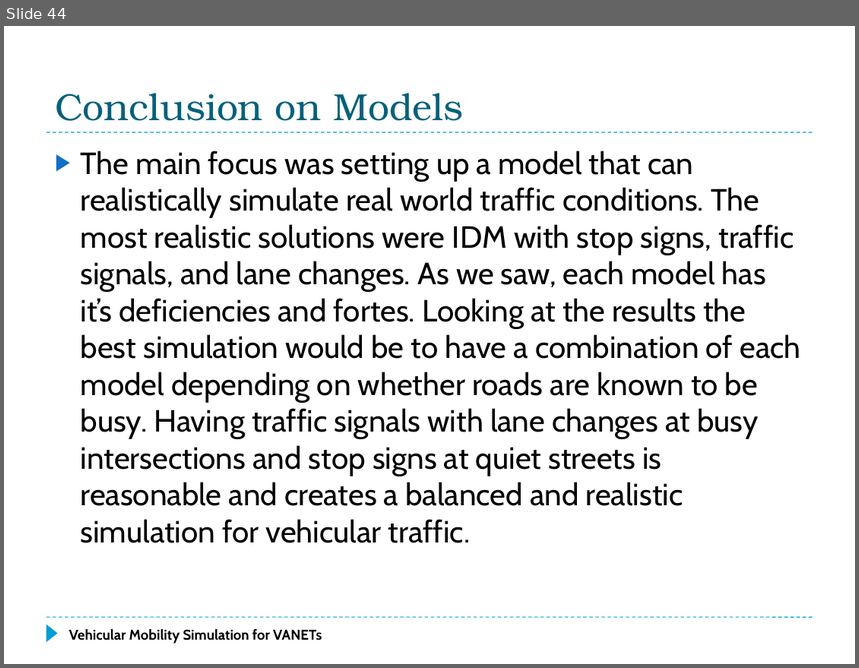
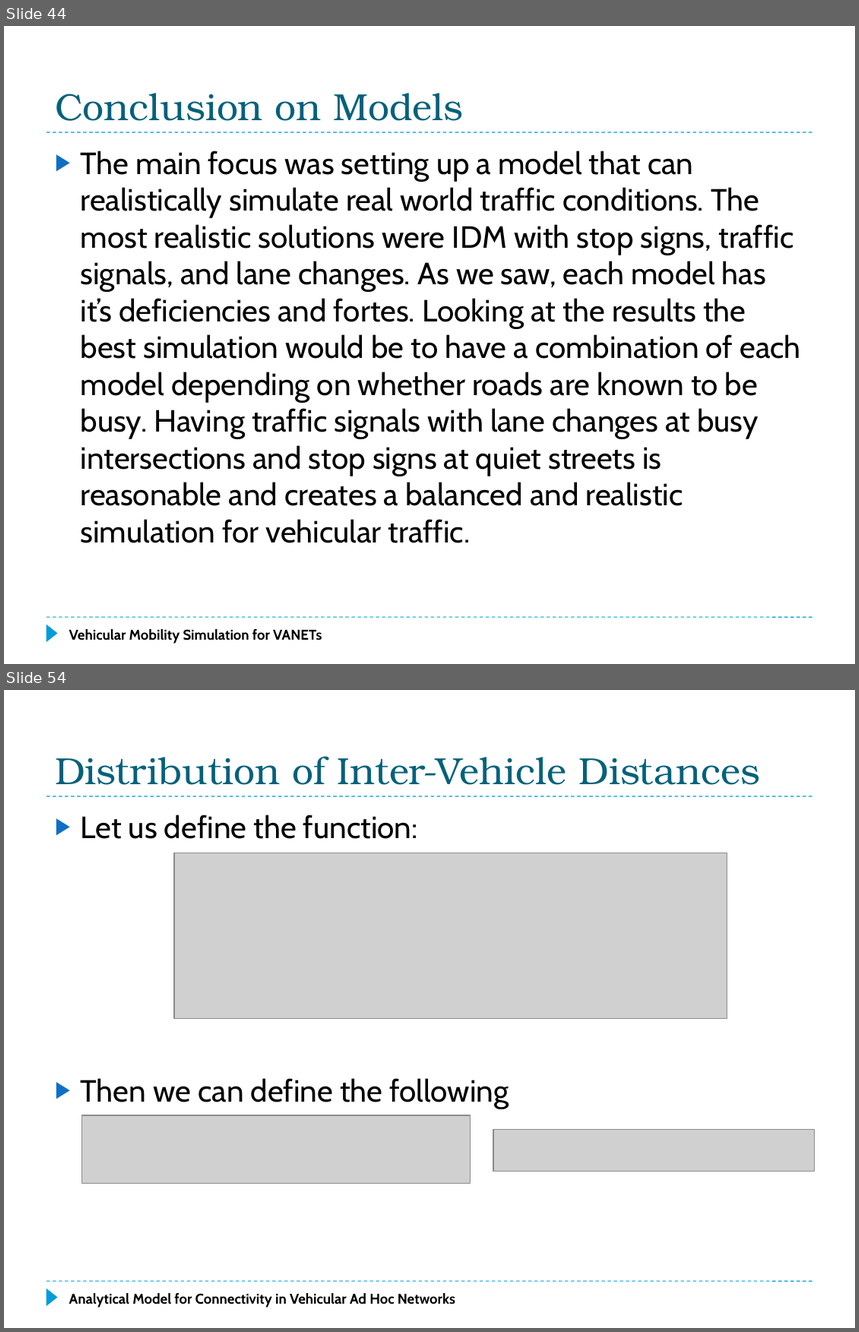
Before and after one commit to f33losopher/EEMaster_VANET, a slide deck: VANET_Felix.pptx. Shown one above the other, each under a label of ours: slide 44 before the commit, slides 44 and 54 after it; the slides between them are not shown. The pictures are 859x668 and 859x1332 pixels, drawn with LibreOffice and Linux fonts; fonts in the diff are those of the drawing; grey boxes stand for pictures. Boxes give left, top, right and bottom in pixels: in the first picture for what was removed or moved away, otherwise in the second. Text is boxed around its words. In the diff, an @@ line names an element or a change of style, - is before the commit and + after.

```diff
--- a/VANET_Felix.pptx
+++ b/VANET_Felix.pptx
@@ slide 54 added at [4,690,855,1328], background #FFFFFF; not listed: 3 template elements that a slide beside it also shows @@
@@ title added at [55,756,760,785], 32 pt, text #04617B @@
+Distribution of Inter-Vehicle Distances
@@ text added at [81,815,509,1109], 26 pt, text #000000 @@
+▶ Let us define the function:
+▶ Then we can define the following
@@ picture added at [174,853,728,1019] @@
@@ picture added at [82,1116,471,1184] @@
@@ picture added at [493,1130,814,1172] @@
@@ text added at [69,1293,455,1308], 12 pt, text #000000, bold @@
+Analytical Model for Connectivity in Vehicular Ad Hoc Networks
```
Also in this commit, not shown: 1 slide changed, 16 other slides added, 1 other file.
